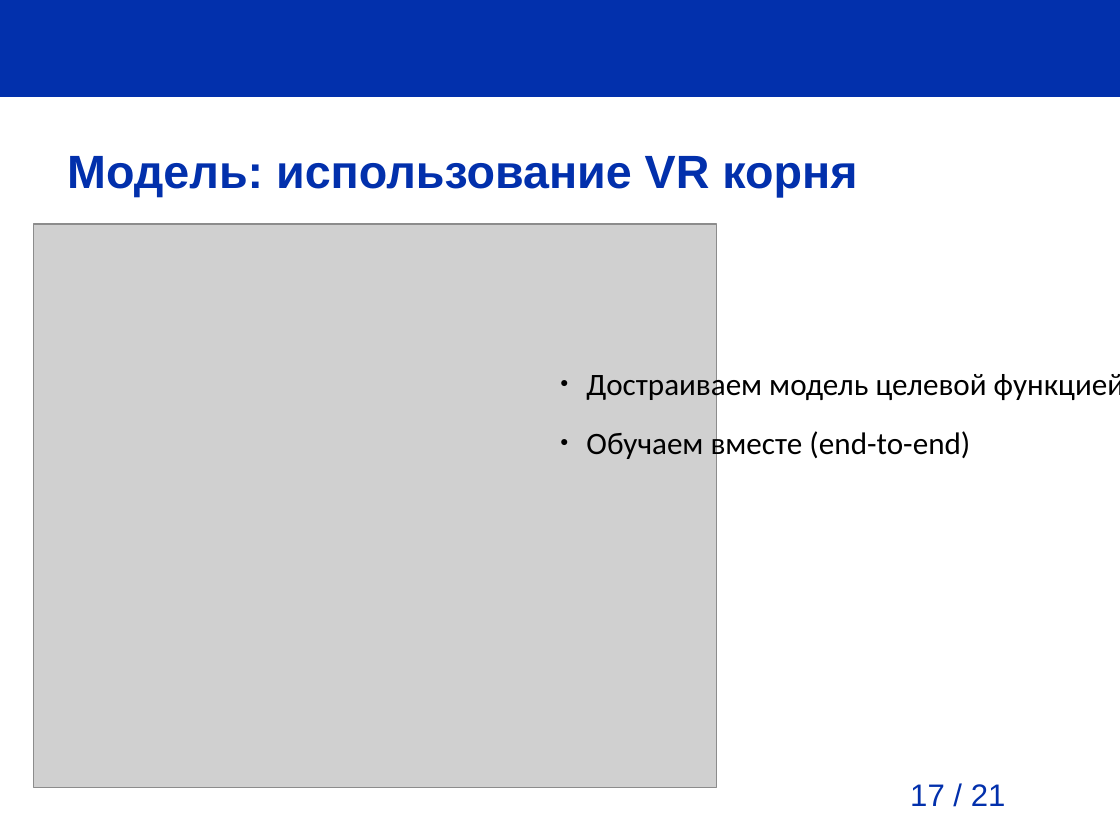
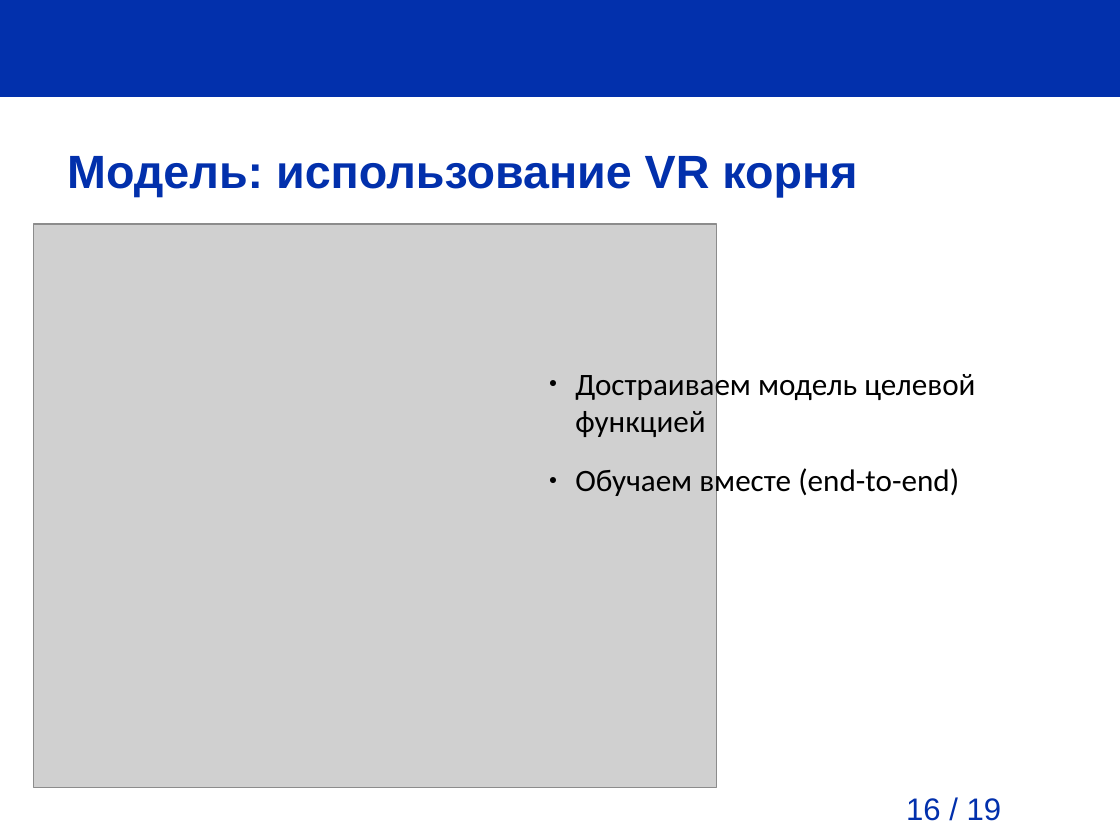
Before and after one commit to pva701/bachelor-thesis, a slide deck: slide 16 of presentation/presentation.odp (slide 17 before the commit). Drawn at 1120x840 pixels with LibreOffice and Linux fonts; fonts in the diff are those of the drawing; grey boxes stand for pictures; background and template pictures are left out. Boxes give left, top, right and bottom in pixels: in the first picture for what was removed or moved away, otherwise in the second. Text is boxed around its words. In the diff, an @@ line names an element or a change of style, - is before the commit and + after.

```diff
--- a/presentation/presentation.odp
+++ b/presentation/presentation.odp
@@ text "Достраиваем модель целевой функцией" rewrapped from [586,368,1120,462] to [575,368,975,499] @@
@@ page number added at [906,798,1002,821], 20 pt, text #0230AC @@
+16 / 19
@@ page number removed at [910,784,1006,806] @@
-17 / 21
```
Also in this commit, not shown: 14 other slides changed, 7 slides added, 5 slides removed, 15 other files.
